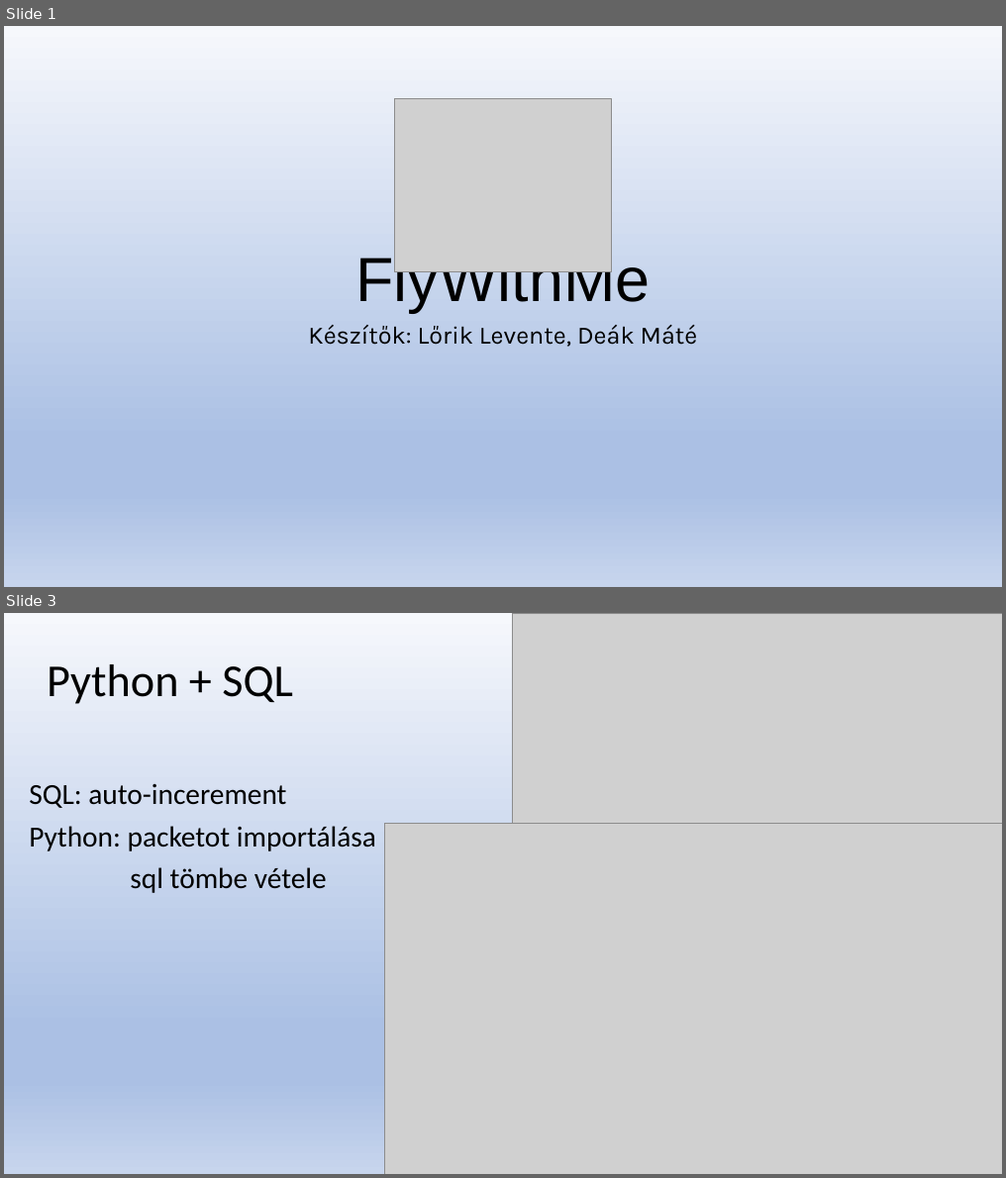
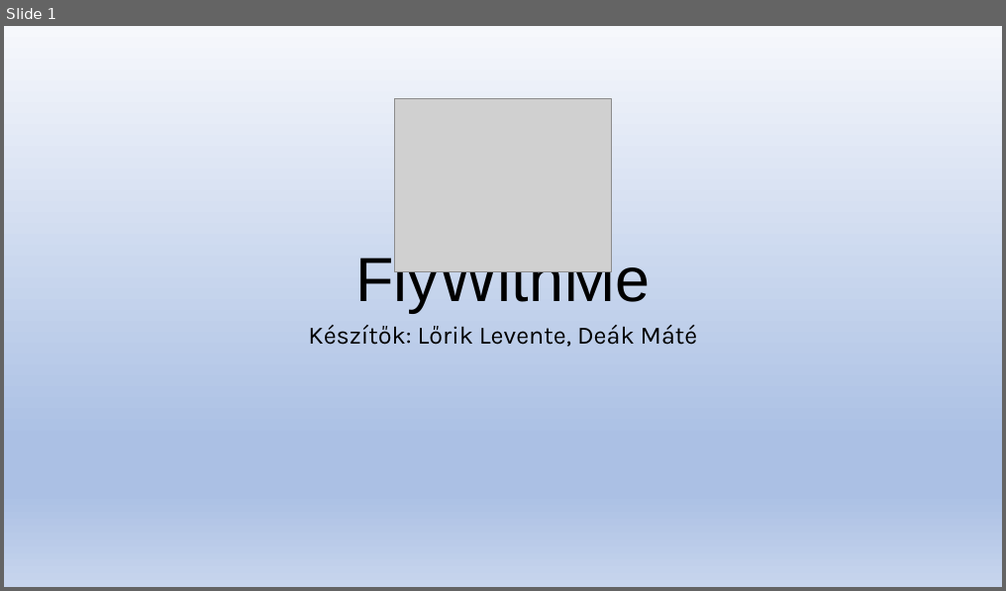
Before and after one commit to Levminer/flywithme, a slide deck: app/docs/FlyWithMeApp.pptx. Shown one above the other, each under a label of ours: slides 1 and 3 before the commit, slide 1 after it; the slides between them are not shown. The pictures are 1006x1178 and 1006x591 pixels, drawn with LibreOffice and Linux fonts; fonts in the diff are those of the drawing; grey boxes stand for pictures. Boxes give left, top, right and bottom in pixels: in the first picture for what was removed or moved away, otherwise in the second. Text is boxed around its words. In the diff, an @@ line names an element or a change of style, - is before the commit and + after.

```diff
--- a/app/docs/FlyWithMeApp.pptx
+++ b/app/docs/FlyWithMeApp.pptx
@@ slide 3 removed at (x1=4, y1=613, x2=1002, y2=1174), background gradient #F6F8FC to #ABC0E4 to #C7D5ED @@
@@ picture removed at (x1=512, y1=613, x2=1002, y2=866) @@
@@ title removed at (x1=47, y1=664, x2=293, y2=704) @@
-Python + SQL
@@ text removed at (x1=29, y1=784, x2=376, y2=893) @@
-SQL: auto-incerement
-Python: packetot importálása
-sql tömbe vétele
@@ picture removed at (x1=384, y1=824, x2=1002, y2=1174) @@
```
Also in this commit, not shown: 3 slides added, 2 other slides removed, 2 other files.
